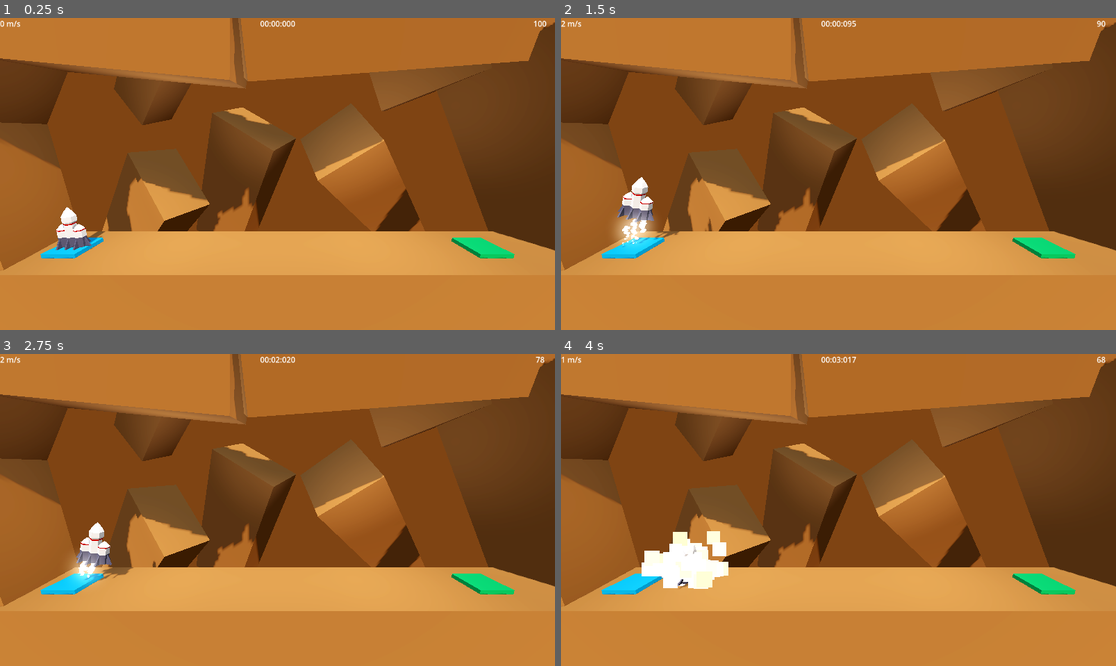
Above: before the commit, frames 1-4 (two rows, left to right).
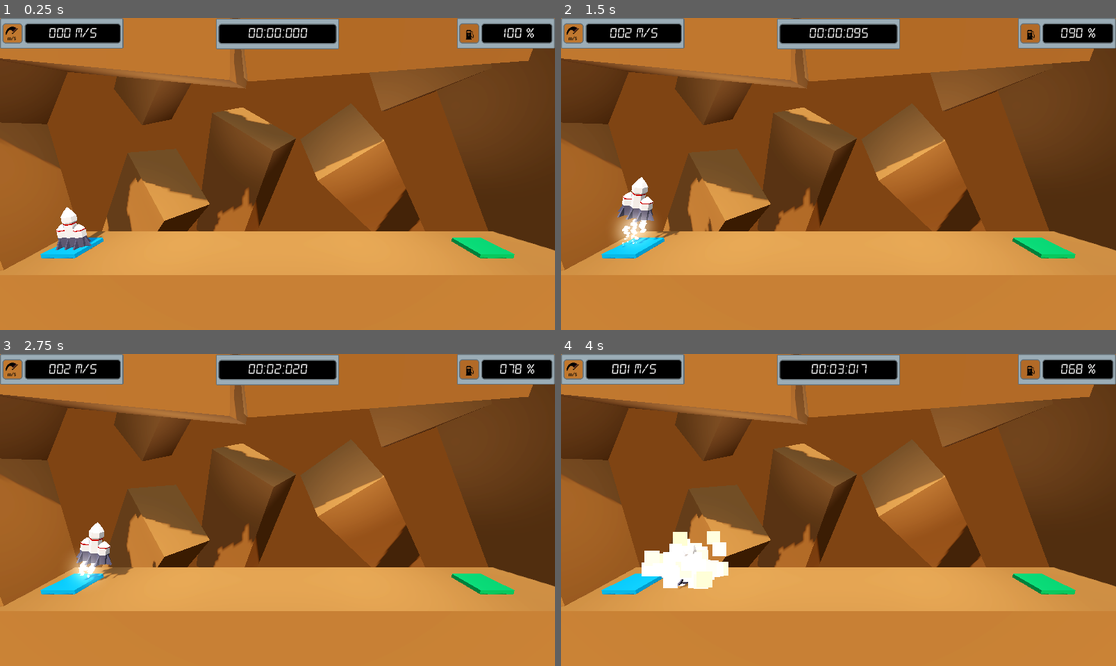
Above: after the commit, the same moments.

Repository: LukasVasi/godot-project-boost
Game: Godot game, scene res://levels/level_1.tscn
Two runs of this game, one before a commit and one after it. Both use one fixed random seed, a clock stepped at 60 frames per second and the inputs below.
Inputs:
- Up to frame 1 (0.25 s): no input
- Up to frame 2 (1.5 s): tap Enter at 0.5 s; hold D (rotate_right) 0.53-1.28 s; hold W (boost) 0.53-1.28 s; hold A (rotate_left) from 1.28 s (still down); tap W (boost) at 1.35 s
- Up to frame 3 (2.75 s): release A (rotate_left) at 2.03 s; hold D (rotate_right) from 2.03 s (still down); hold W (boost) from 2.03 s (still down)
- Up to frame 4 (4 s): release W (boost) at 2.78 s; tap W (boost) at 2.85 s; release D (rotate_right) at 3.53 s; hold A (rotate_left) from 3.53 s (still down); hold W (boost) from 3.53 s (still down)

The runs differ from the first frame. In frame 1, 5.8% of the frame differs, in the area x 0-100%, y 0-11%; in frame 2, 5.8%; in frame 3, 5.8%; in frame 4, 5.8%.

Commit message:
Added a HUD prototype

Diff:
--- a/hud.gd
+++ b/hud.gd
@@ -8,8 +8,8 @@
 
 # Called every frame. 'delta' is the elapsed time since the previous frame.
 func _process(_delta: float) -> void:
-	velocity_label.text = str(round(player.linear_velocity.length())) + " m/s"
-	fuel_label.text = str(round(player.fuel_amount))
+	velocity_label.text = "%03d m/s" % round(player.linear_velocity.length())
+	fuel_label.text = "%03d %%" % round(player.fuel_amount)
 	var time: float = player.level_time
 	var minutes: int = floor(time/60)
 	var seconds: int = floor(time - minutes * 60)
--- a/player.tscn
+++ b/player.tscn
@@ -8,6 +8,10 @@
 [ext_resource type="PackedScene" uid="uid://beeny4jfedewv" path="res://particles/explosion_particles.tscn" id="6_mw7sq"]
 [ext_resource type="PackedScene" uid="uid://dixuol88ld041" path="res://particles/success_particles.tscn" id="7_enrlt"]
 [ext_resource type="Script" path="res://hud.gd" id="8_dvus0"]
+[ext_resource type="Theme" uid="uid://b814ixns7ygai" path="res://themes/hud_dials.tres" id="9_rts3r"]
+[ext_resource type="Texture2D" uid="uid://b6tg2mw87xngv" path="res://sprites/velocity_dial.png" id="10_6mssv"]
+[ext_resource type="Texture2D" uid="uid://bpuaeo81qbddr" path="res://sprites/fuel_dial.png" id="11_pvthe"]
+[ext_resource type="Texture2D" uid="uid://dhxu3251liw6t" path="res://sprites/time_dial.png" id="12_6161i"]
 
 [sub_resource type="StandardMaterial3D" id="StandardMaterial3D_i0px4"]
 resource_name = "MRocketWhite"
@@ -157,23 +161,27 @@
 script = ExtResource("8_dvus0")
 
 [node name="VelocityLabel" type="Label" parent="HUD"]
-offset_right = 40.0
-offset_bottom = 23.0
+offset_left = 60.0
+offset_top = 14.0
+offset_right = 241.0
+offset_bottom = 47.0
 size_flags_horizontal = 4
+theme = ExtResource("9_rts3r")
 text = "Velocity"
 horizontal_alignment = 1
 vertical_alignment = 1
-metadata/_edit_use_anchors_ = true
 
 [node name="TimeLabel" type="Label" parent="HUD"]
 anchors_preset = 5
 anchor_left = 0.5
 anchor_right = 0.5
 offset_left = -30.5
+offset_top = 14.0
 offset_right = 30.5
-offset_bottom = 23.0
+offset_bottom = 47.0
 grow_horizontal = 2
 size_flags_horizontal = 4
+theme = ExtResource("9_rts3r")
 text = "Time"
 horizontal_alignment = 1
 vertical_alignment = 1
@@ -182,13 +190,34 @@
 anchors_preset = 1
 anchor_left = 1.0
 anchor_right = 1.0
-offset_left = -61.0
-offset_bottom = 23.0
+offset_left = -106.0
+offset_top = 14.0
+offset_right = -42.0
+offset_bottom = 47.0
 grow_horizontal = 0
 size_flags_horizontal = 4
+theme = ExtResource("9_rts3r")
 text = "Fuel
 "
 horizontal_alignment = 1
 vertical_alignment = 1
 
+[node name="VelocityDial" type="Sprite2D" parent="HUD"]
+z_index = -1
+texture_filter = 2
+texture_repeat = 1
+position = Vector2(128, 32)
+texture = ExtResource("10_6mssv")
+
+[node name="FuelDial" type="Sprite2D" parent="HUD"]
+z_index = -1
+texture_filter = 2
+texture_repeat = 1
+position = Vector2(1076, 32)
+texture = ExtResource("11_pvthe")
+
+[node name="TimeDial" type="Sprite2D" parent="."]
+position = Vector2(576, 33)
+texture = ExtResource("12_6161i")
+
 [connection signal="body_entered" from="." to="." method="_on_body_entered"]
--- /dev/null
+++ b/themes/hud_dials.tres
@@ -0,0 +1,7 @@
+[gd_resource type="Theme" load_steps=2 format=3 uid="uid://b814ixns7ygai"]
+
+[ext_resource type="FontFile" uid="uid://06wam8nrvdlj" path="res://fonts/DS-DIGII.TTF" id="1_80f1u"]
+
+[resource]
+default_font = ExtResource("1_80f1u")
+default_font_size = 32
Binary file added: fonts/DS-DIGII.TTF
Not shown, added: fonts/DS-DIGII.TTF.import
Not shown: 1 places in player.tscn that only renumber resources
Binary file added: sprites/fuel_dial.png
Not shown, added: sprites/fuel_dial.png.import
Binary file added: sprites/time_dial.png
Not shown, added: sprites/time_dial.png.import
Binary file added: sprites/velocity_dial.png
Not shown, added: sprites/velocity_dial.png.import
